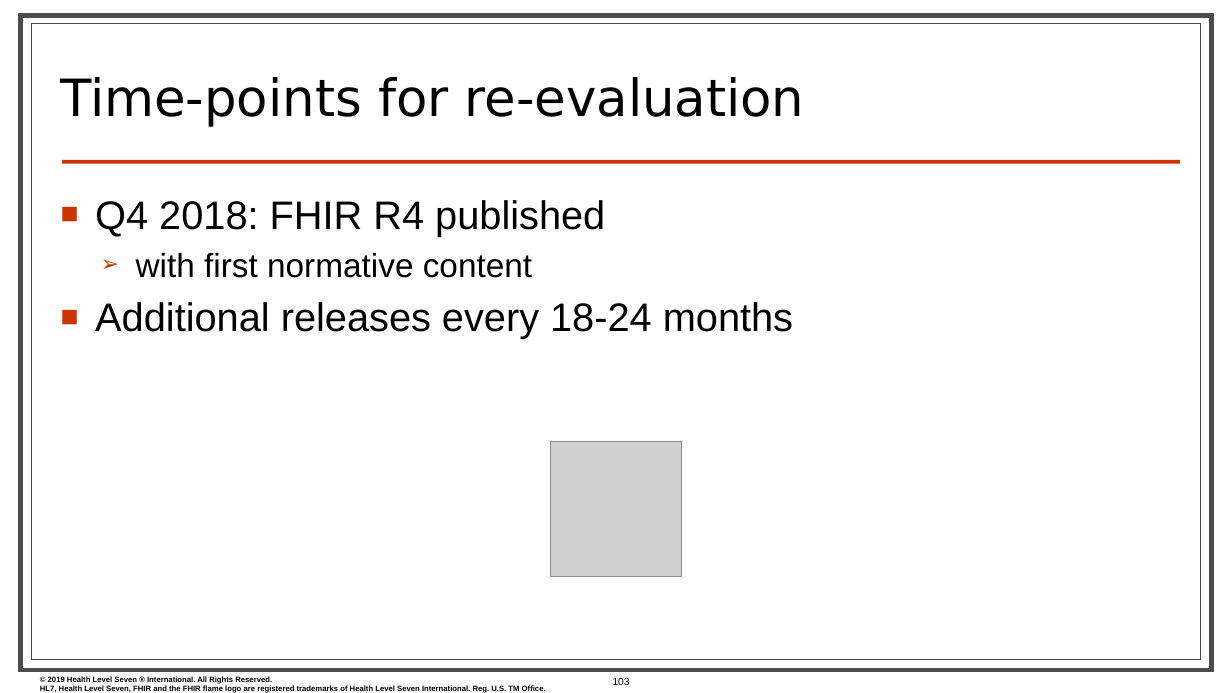
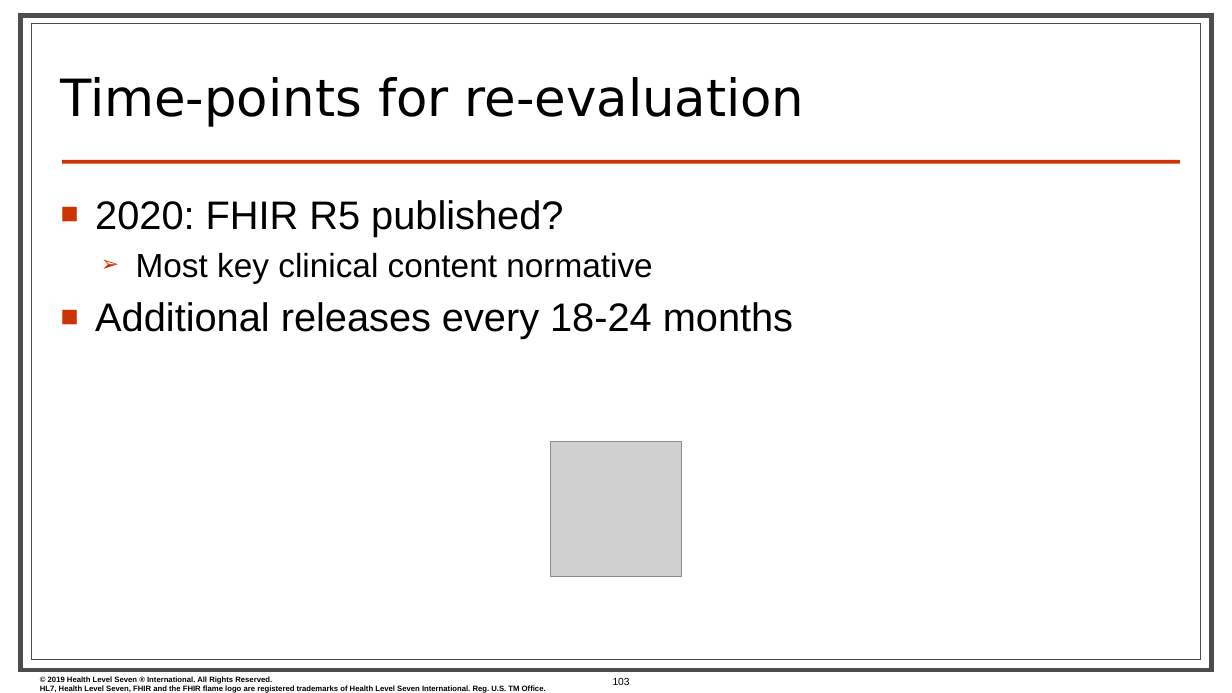
Before and after one commit to FHIR/documents, a slide deck: slide 103 of presentations/2019-01 Tutorials/Designing FHIR Solutions.pptx. Drawn at 1232x693 pixels with LibreOffice and Linux fonts; fonts in the diff are those of the drawing; grey boxes stand for pictures; background and template pictures are left out. Boxes give left, top, right and bottom in pixels: in the first picture for what was removed or moved away, otherwise in the second. Text is boxed around its words. In the diff, an @@ line names an element or a change of style, - is before the commit and + after.

Commit message:
Updated Designing FHIR presentations

```diff
--- a/presentations/2019-01 Tutorials/Designing FHIR Solutions.pptx
+++ b/presentations/2019-01 Tutorials/Designing FHIR Solutions.pptx
@@ text at (x1=95, y1=200, x2=652, y2=283): text changed @@
-■ Q4 2018: FHIR R4 published
-  ➢ with first normative content
+■ 2020: FHIR R5 published?
+  ➢ Most key clinical content normative
```
Also in this commit, not shown: 3 other slides changed, 2 other files.
